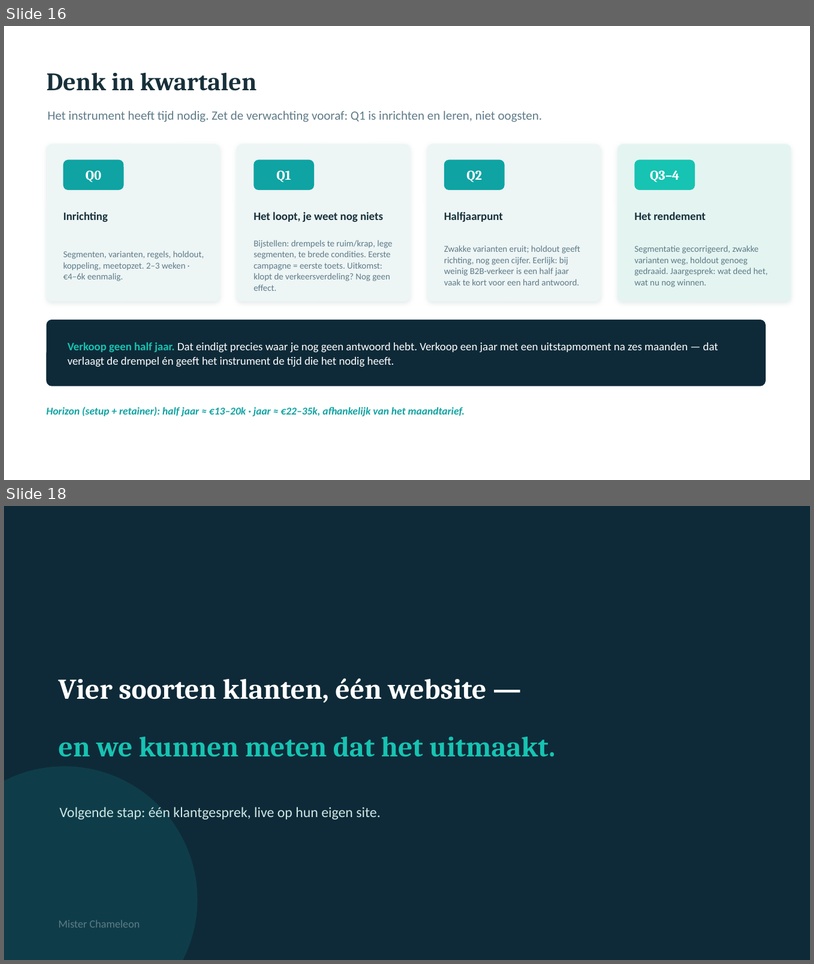
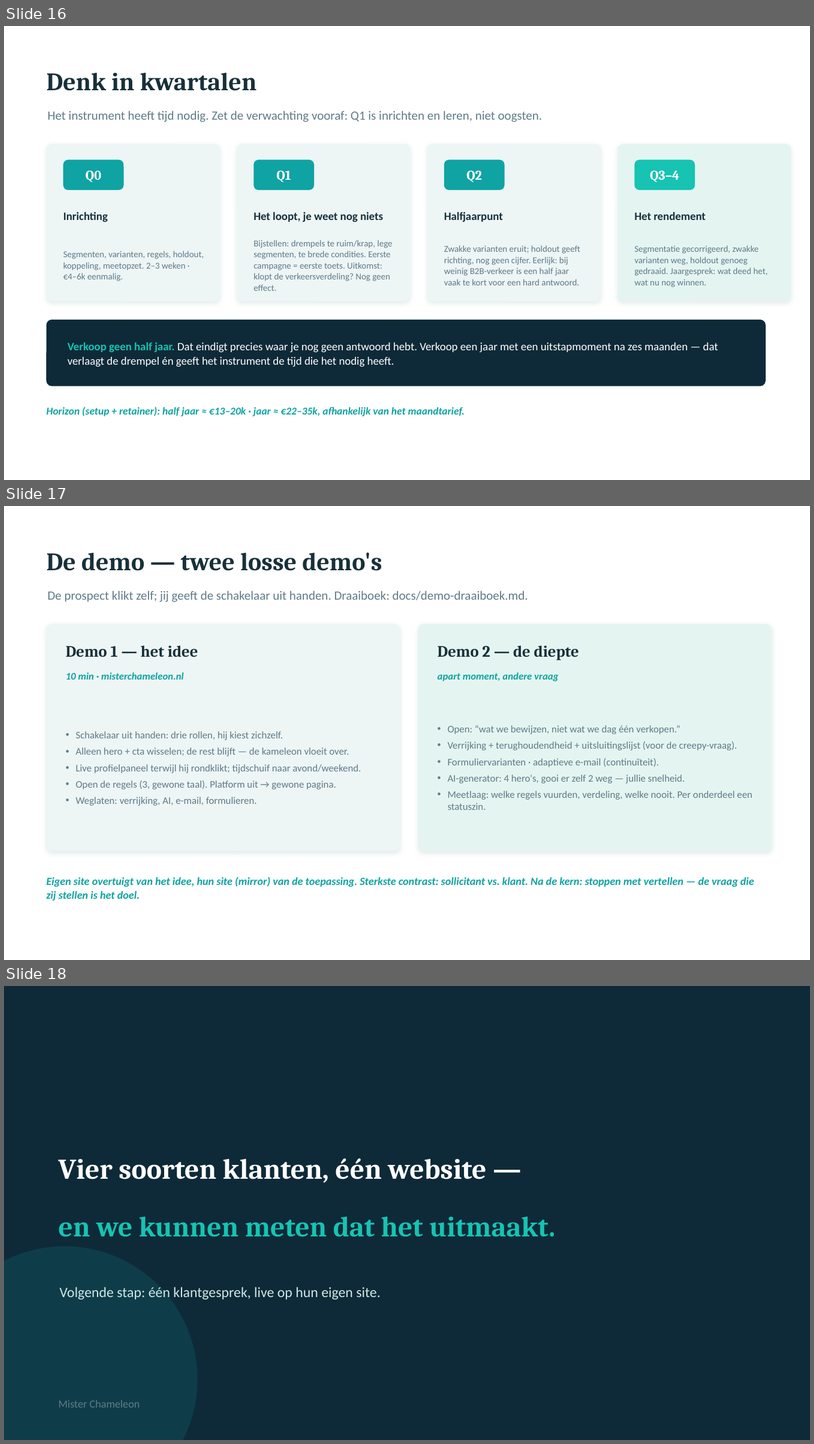
Before and after one commit to jmulders/mister-chameleon, a slide deck: docs/mister-chameleon-demo.pptx. Shown one above the other, each under a label of ours: slides 16 and 18 before the commit, slides 16, 17 and 18 after it; the slides between them are not shown. The pictures are 814x964 and 814x1444 pixels, drawn with LibreOffice and Linux fonts; fonts in the diff are those of the drawing. Boxes give left, top, right and bottom in pixels: in the first picture for what was removed or moved away, otherwise in the second. Text is boxed around its words. In the diff, an @@ line names an element or a change of style, - is before the commit and + after.

Commit message:
docs: deck bijgewerkt (tweeluik-demo-slide + kameleon-metafoor op 'Ons antwoord') + verkoopvoorstel met 'Wat we doen'-sectie

```diff
--- a/docs/mister-chameleon-demo.pptx
+++ b/docs/mister-chameleon-demo.pptx
@@ slide 17 added at <box>4,506,810,960</box>, background #FFFFFF @@
@@ text added at <box>47,552,382,571</box>, 30 pt, text #17303A, bold @@
+De demo — twee losse demo's
@@ text added at <box>48,591,528,602</box>, 15 pt, text #5F7B88 @@
+De prospect klikt zelf; jij geeft de schakelaar uit handen. Draaiboek: docs/demo-draaiboek.md.
@@ rounded rectangle added at <box>47,624,400,851</box>, fill #EDF5F5 @@
@@ rounded rectangle added at <box>419,624,772,851</box>, fill #E4F5F1 @@
@@ text added at <box>66,645,198,657</box>, 19 pt, text #17303A, bold @@
+Demo 1 — het idee
@@ text added at <box>438,645,579,660</box>, 19 pt, text #17303A, bold @@
+Demo 2 — de diepte
@@ text added at <box>66,672,184,679</box>, 12 pt, text #0FA3A3, bold, italic @@
+10 min · misterchameleon.nl
@@ text added at <box>438,672,558,681</box>, 12 pt, text #0FA3A3, bold, italic @@
+apart moment, andere vraag
@@ text added at <box>76,731,361,805</box>, 12 pt, text #5F7B88 @@
+• Schakelaar uit handen: drie rollen, hij kiest zichzelf.
+• Alleen hero + cta wisselen; de rest blijft — de kameleon vloeit over.
+• Live profielpaneel terwijl hij rondklikt; tijdschuif naar avond/weekend.
+• Open de regels (3, gewone taal). Platform uit → gewone pagina.
+• Weglaten: verrijking, AI, e-mail, formulieren.
@@ text added at <box>448,725,752,810</box>, 12 pt, text #5F7B88 @@
+• Open: “wat we bewijzen, niet wat we dag één verkopen.”
+• Verrijking + terughoudendheid + uitsluitingslijst (voor de creepy-vraag).
+• Formuliervarianten · adaptieve e-mail (continuïteit).
+• AI-generator: 4 hero's, gooi er zelf 2 weg — jullie snelheid.
+• Meetlaag: welke regels vuurden, verdeling, welke nooit. Per onderdeel een statuszin.
@@ text added at <box>47,876,755,900</box>, 13 pt, text #0FA3A3, bold, italic @@
+Eigen site overtuigt van het idee, hun site (mirror) van de toepassing. Sterkste contrast: sollicitant vs. klant. Na de kern: stoppen met vertellen — de vraag die zij stellen is het doel.
```
Also in this commit, not shown: 1 slide changed, 1 slide removed, 1 other file.
